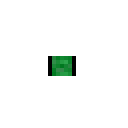
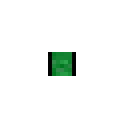
Layers edited between the first and the second 128px x 128px image:
painted on "3" over [48, 52, 76, 60]
